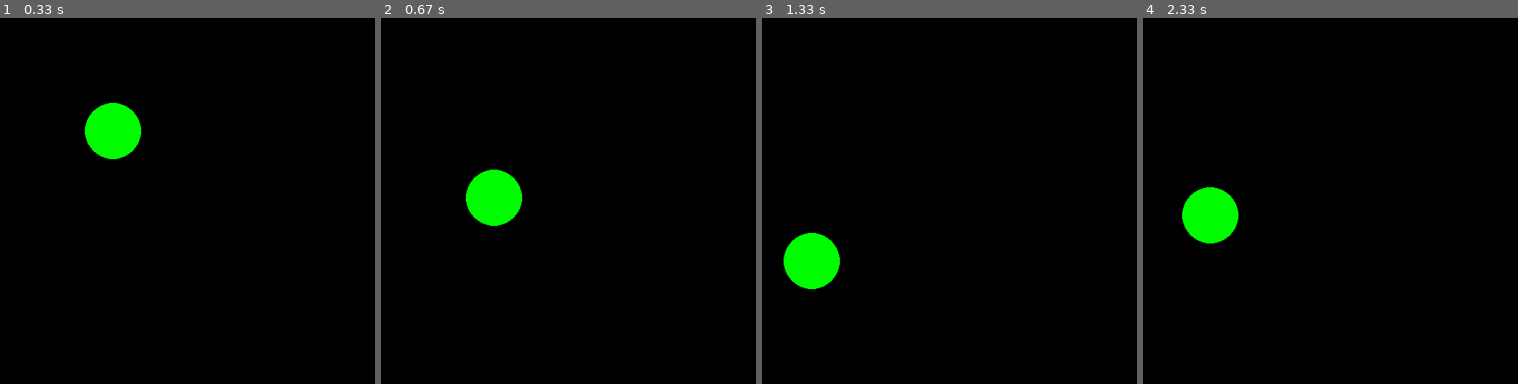
Above: before the commit, frames 1-4 (left to right).
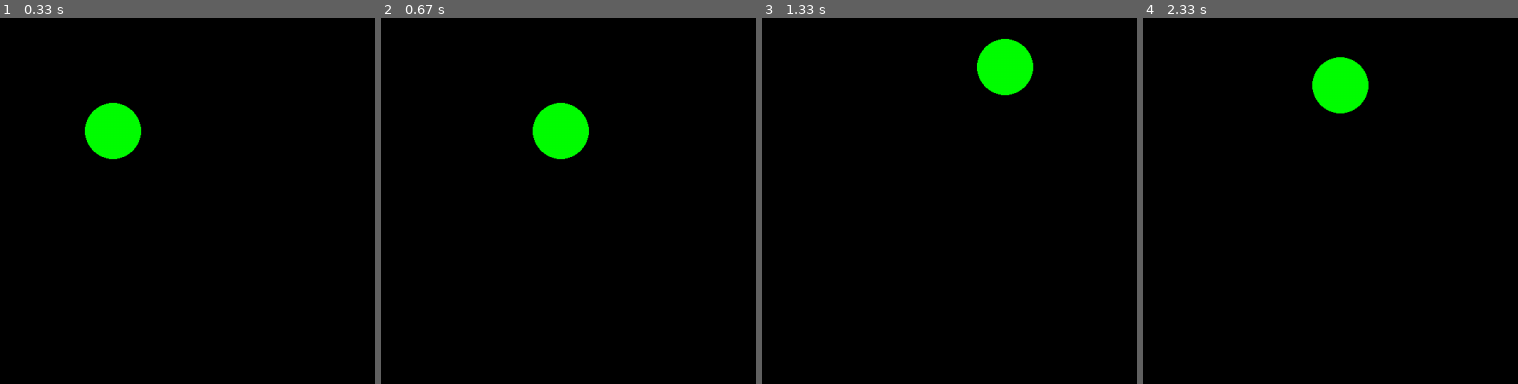
Above: after the commit, the same moments.

Repository: darwinsorchid/Games-with-Pygame
Game: pygame game, started from pygame_example.py
Same seed, same stepped clock (60 frames per second), same inputs: the game is played once before the commit and once after it.
Inputs:
- Up to frame 1 (0.33 s): no input
- Up to frame 2 (0.67 s): hold Right from 0.33 s (still down)
- Up to frame 3 (1.33 s): release Right at 0.8 s; hold Up 0.83-1.13 s; hold Right from 1.17 s (still down)
- Up to frame 4 (2.33 s): release Right at 1.63 s; hold Left 1.67-2.2 s; hold Down from 2.23 s (still down)

Frame 1 is identical in both runs. In frame 2, 3.7% of the frame differs, in the area x 22-56%, y 22-57%; in frame 3, 3.7%; in frame 4, 3.7%.

Commit message:
Restrict ball to window margins

Diff:
--- a/pygame_example.py
+++ b/pygame_example.py
@@ -13,7 +13,7 @@
 
 while running:
     # poll for events - everything that happends from the user
-    # pygame.QUIT event means the user clicked X to close your window
+    # pygame.QUIT event means the user clicked X to close window
     for event in pygame.event.get():
         if event.type == pygame.QUIT:
             running = False
@@ -22,20 +22,20 @@
     # fill the screen with a color to wipe away anything from last frame
     screen.fill("black")
 
-    # RENDER YOUR GAME HERE
+    # Draw circle
     pygame.draw.circle(screen, "green", player_pos, 40)
 
     keys = pygame.key.get_pressed()
-    if keys[pygame.K_LEFT]:
+    if keys[pygame.K_UP] and player_pos.y - 40 > 0:
         player_pos.y -= 300 * dt
-    if keys[pygame.K_RIGHT]:
+    if keys[pygame.K_DOWN] and player_pos.y + 40 < 720:
         player_pos.y += 300 * dt
-    if keys[pygame.K_UP]:
+    if keys[pygame.K_LEFT] and player_pos.x - 40 > 0:
         player_pos.x -= 300 * dt
-    if keys[pygame.K_DOWN]:
+    if keys[pygame.K_RIGHT] and player_pos.x + 40 < 1280:
         player_pos.x += 300 * dt
 
-    # flip() the display to put your work on screen
+    # flip() the display to put work on screen
     pygame.display.flip()
 
     # limits FPS to 60
